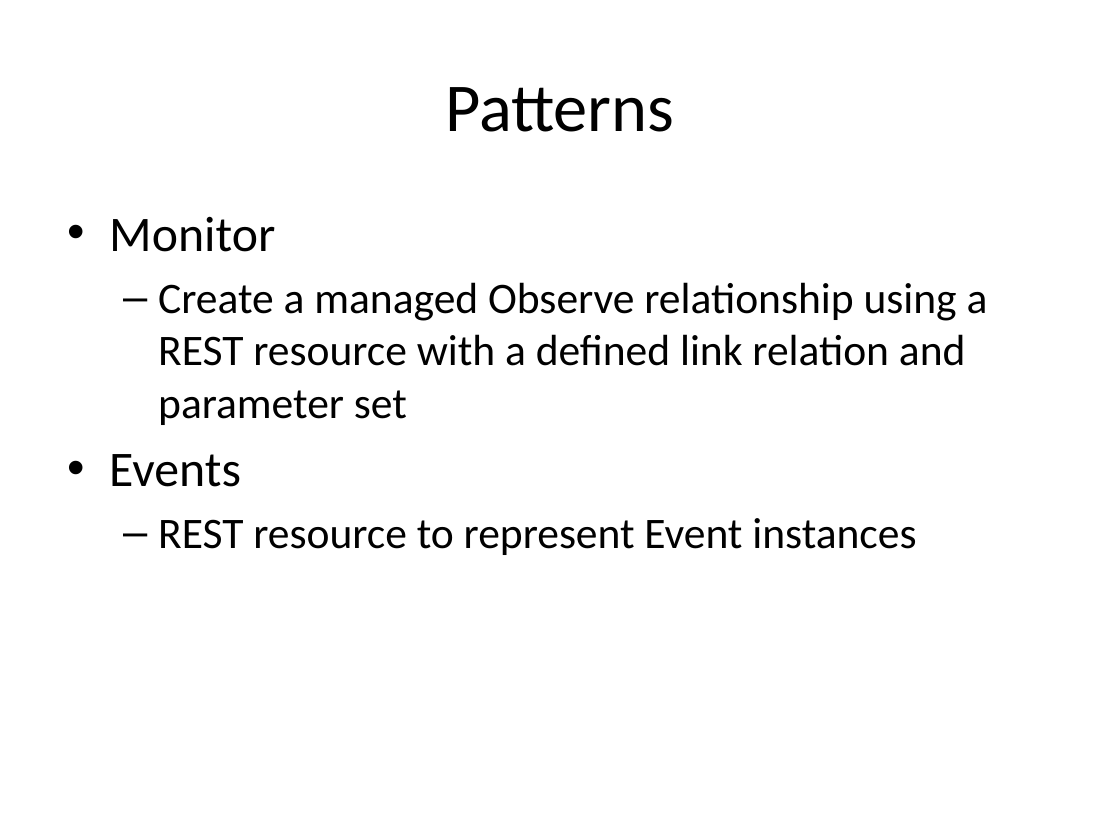
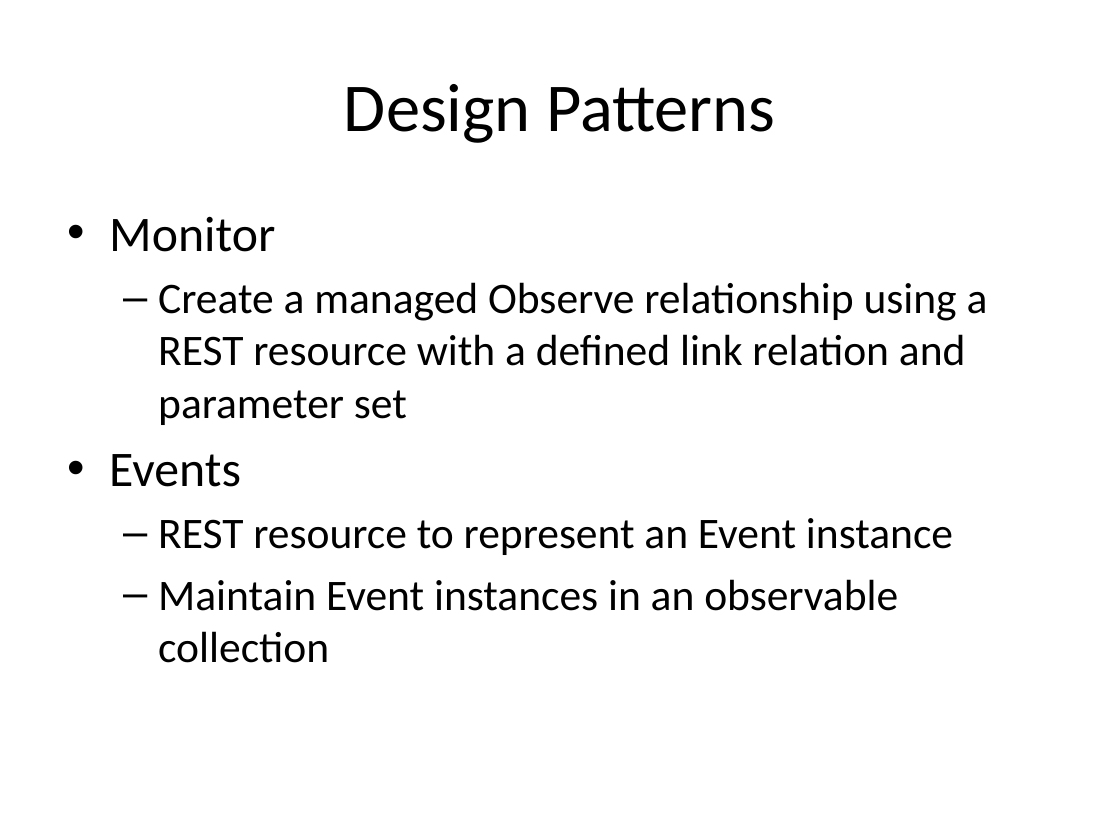
Before and after one commit to connectIOT/iotivity-servient, a slide deck: slide 3 of docs/RESTful Notification.pptx. Drawn at 1120x840 pixels with LibreOffice and Linux fonts; fonts in the diff are those of the drawing. Boxes give left, top, right and bottom in pixels: in the first picture for what was removed or moved away, otherwise in the second. Text is boxed around its words. In the diff, an @@ line names an element or a change of style, - is before the commit and + after.

```diff
--- a/docs/RESTful Notification.pptx
+++ b/docs/RESTful Notification.pptx
@@ title at (344,84,775,143): text changed @@
-Patterns
+Design Patterns
@@ text at (158,518,953,663): text changed @@
-  – REST resource to represent Event instances
+  – REST resource to represent an Event instance
+  – Maintain Event instances in an observable collection
```
Also in this commit, not shown: 3 other slides changed, 1 slide removed, 1 other file.
